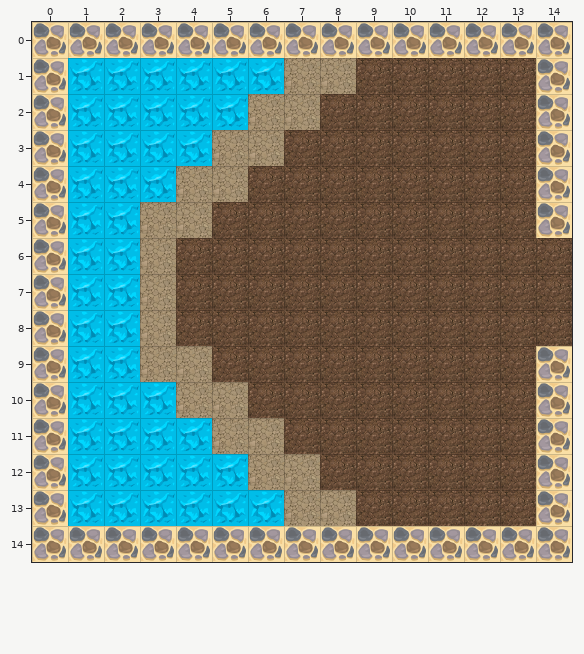
A Tiled map gets an edit: firstMap.tmx. This is how it looked before the edit.
Cells are 64x64 px. Shown: x 0..14, y 0..14.
And afterwards:
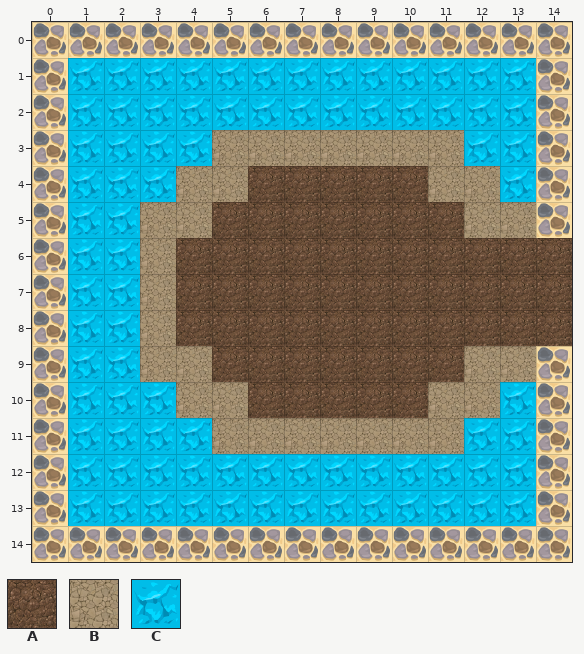
Key: from "firstMap": A 1 "dirt", B 2 "paving 5", C 6 "ice_tile_64_01".
_ is an empty cell.
Difference:
Layer "Tile Layer 1":
Tile B replaces tile A in row 3 at x 7 to 11; in row 4 at x 11 to 12; in row 5 at x 12 to 13.
Tile C replaces tile A in row 1 at x 9 to 13; in row 2 at x 8 to 13; in row 3 at x 12 to 13; in row 4 at x 13.
Tile C is added in row 1 at x 7 to 8; in row 2 at x 6 to 7.
The author cleared tile A in row 9 at x 12 to 13; in row 10 at x 11 to 13; in row 11 at x 7 to 13; in row 12 at x 8 to 13; in row 13 at x 9 to 13.
Layer "Tile Layer 2":
Tile B is added in row 9 at x 12 to 13; in row 10 at x 11 to 12; in row 11 at x 7 to 11.
The author cleared tile B in row 1 at x 7 to 8; in row 2 at x 6 to 7; in row 12 at x 6 to 7; in row 13 at x 7 to 8.
Layer "Tile Layer 3":
Tile C is added in row 10 at x 13; in row 11 at x 12 to 13; in row 12 at x 6 to 13; in row 13 at x 7 to 13.
Where, in picture pixels (left, top, right, bottom), the same in both pictures:
changed: (248, 58, 536, 238)
changed: (248, 346, 536, 526)
